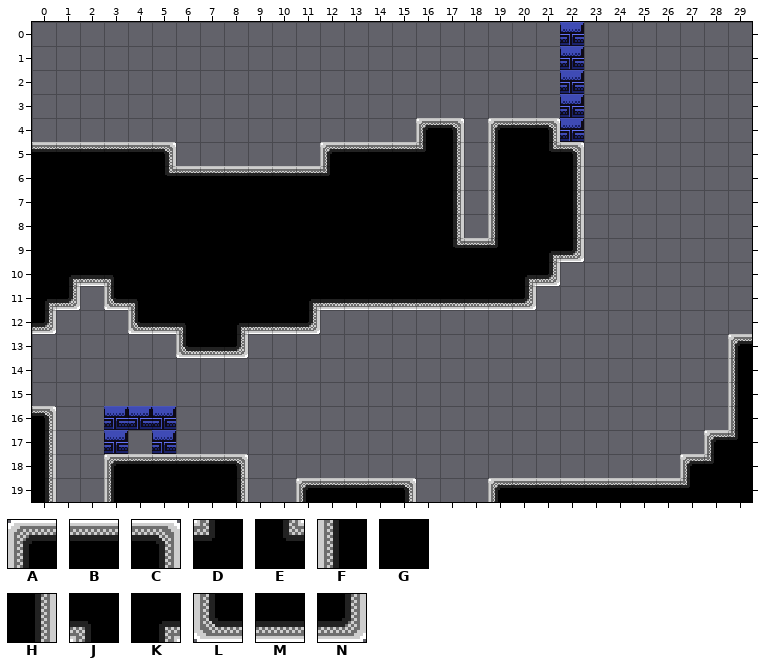
Tiled map, stored at Assets/maps/BookmarkLevels/1 - Prison/5 - Lantern.tmx. Above: the version before the commit.
Cells are 16x16 px. Shown: x 0..29, y 0..19.
Key: from "Memory world tileset": A 0, B 1, C 2, D 3, E 4, F 5, G 6, H 7, J 8, K 9, L 10, M 11, N 12.
_ is an empty cell, # one hidden under a higher layer.
Layers that did not change in this view are not listed.
Layer "ground" before, first column x 0:
 0 ______________________________
 1 ______________________________
 2 ______________________________
 3 ______________________________
 4 ________________AC_ABC________
 5 BBBBBC______ABBBDH_FGEC_______
 6 GGGGGEBBBBBBDGGGGH_FGGH_______
 7 GGGGGGGGGGGGGGGGGH_FGGH_______
 8 GGGGGGGGGGGGGGGGGH_FGGH_______
 9 GGGGGGGGGGGGGGGGGEBDGKN_______
10 GKMJGGGGGGGGGGGGGGGGKN________
11 KN_LJGGGGGGKMMMMMMMMN_________
12 N___LMJGKMMN__________________
13 ______LMN____________________A
14 _____________________________F
15 _____________________________F
16 C__#_________________________F
17 H__#_#______________________AD
18 H__ABBBBC__________________ADG
19 H__FGGGGH__ABBBC___ABBBBBBBDGG
The result:
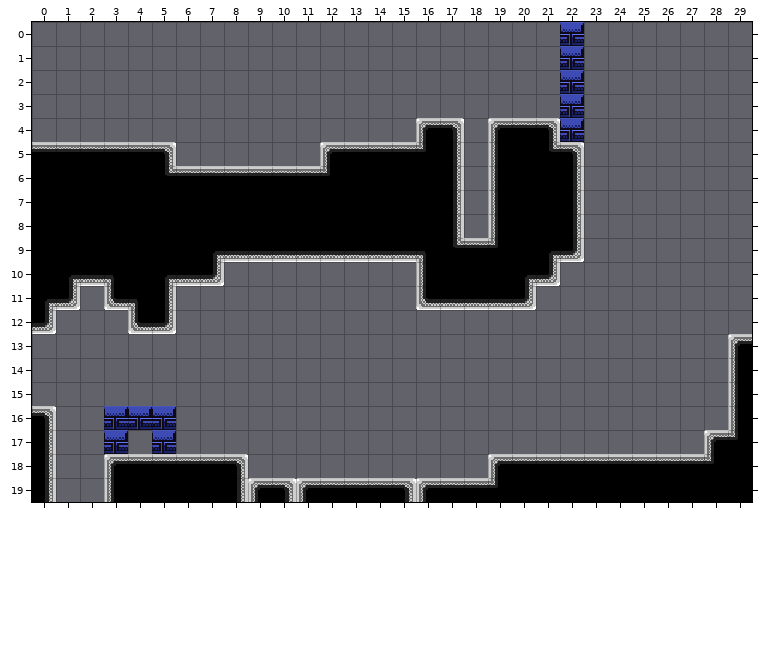
Difference:
Layer "ground":
There is now tile A in row 18 at x 19; in row 19 at x 9 and 16.
The edit turns tile A into tile B in row 18 at x 27.
There is now tile B in row 18 at x 20 to 26; in row 19 at x 17 to 18.
There is now tile C in row 19 at x 10.
The edit turns tile A into tile D in row 19 at x 19.
The edit turns tile G into tile F in row 10 at x 16.
The edit turns tile B into tile G in row 19 at x 20 to 26.
The edit turns tile D into tile G in row 19 at x 27.
The edit turns tile G into tile H in row 11 at x 5.
The edit turns tile G into tile J in row 9 at x 16.
The edit turns tile G into tile K in row 9 at x 7; in row 10 at x 5.
The edit turns tile M into tile L in row 11 at x 16.
The edit turns tile G into tile M in row 9 at x 8 to 15; in row 10 at x 6.
The edit turns tile G into tile N in row 10 at x 7.
The edit turns tile M into tile N in row 12 at x 5.
The edit erases tile G in row 10 at x 8 to 15; in row 11 at x 6 to 10; in row 12 at x 7.
The edit erases tile J in row 12 at x 6.
The edit erases tile K in row 11 at x 11; in row 12 at x 8.
The edit erases tile L in row 13 at x 6.
The edit erases tile M in row 11 at x 12 to 15; in row 12 at x 9 to 10; in row 13 at x 7.
The edit erases tile N in row 12 at x 11; in row 13 at x 8.
